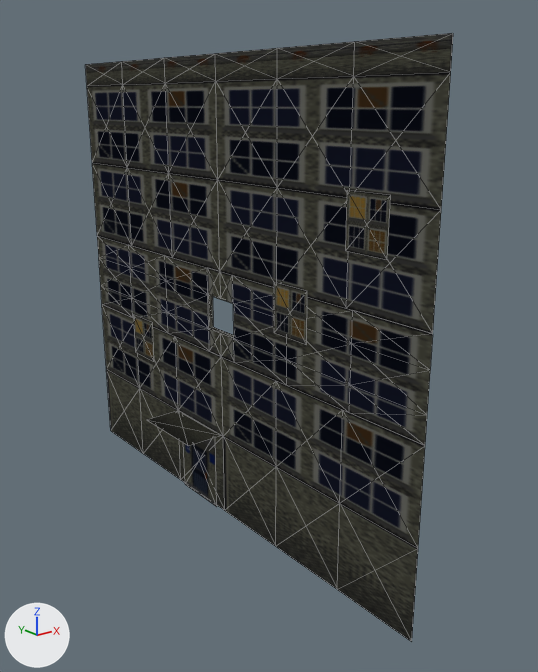
An edit to the glTF model mppcdiscs/example-cpp/models/house.glb, drawn before and after from the same camera.
Rendered twice from a 50 mm lens placed at (19.8, -20.1, 14.4), pointed at (34.7, -1.5, 7.0). Arrows for +X, +Y and +Z are at lower left; the lights stay in place. The first picture is the older version. Mesh edges are drawn as thin lines. Vertices at exactly the same position are counted once.

The older version as bpy lines, for what is in view:
```python
me_house = bpy.data.meshes.new('house')
me_house.from_pydata(...)  # 103 vertices, 244 faces; spans x 32.4..34.0, y -9.0..9.0, z 0.0..15.8
me_house.materials.append(mat_house)  # picture img_street_facade
ob_house = bpy.data.objects.new('house', me_house)
ob_house.location = (0.0, 0.0, 0.0)
```
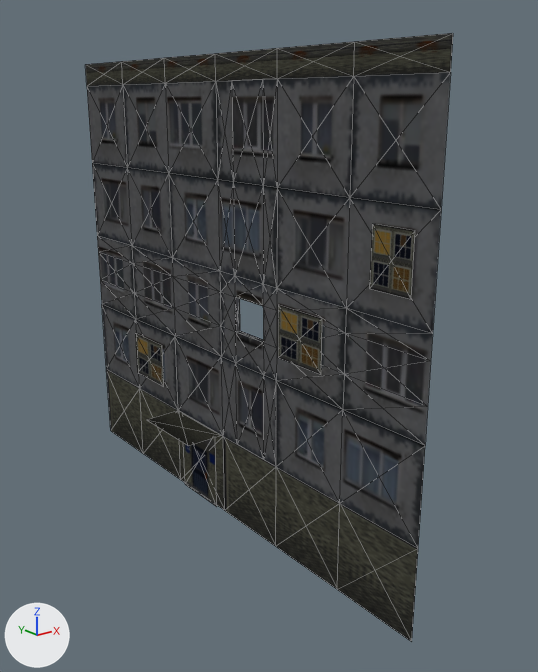
What the commit changed:
Picture 'facade_crop_256x128' (img_facade_crop_256x128) is new.
Material 'reskin' (mat_reskin) is new.
Its texture is img_facade_crop_256x128.
me_house is used by ob_house; location (0.0, 0.0, 0.0).
me_house had 103 vertices, 244 faces and spanned x 32.4..34.0, y -9.0..9.0, z 0.0..15.8.
me_house now has 101 vertices, 272 faces and spans x 32.4..34.0, y -9.0..9.0, z 0.0..15.8.
me_house part 1: the loose piece of 4 vertices spanning x 33.7, y -7.5..-6.0, z 10.6..12.2 is moved by (0.0, -0.9, -0.8).
me_house part 2: the loose piece of 4 vertices spanning x 33.7, y 4.5..6.0, z 4.6..6.2 is deleted.
me_house part 3: the loose piece of 4 vertices spanning x 33.7, y -4.5..-3.0, z 7.6..9.2 is deleted.
Part 4, on me_house:
32 vertices are removed from x 33.8..34.0, y -9.0..9.0, z 6.0..9.0.
116 faces are deleted.
2 vertices move within x 33.8, y -0.8, z 6.0..9.0.
15 vertices are added at x 33.7..34.0, y -5.2..5.9, z 3.0..15.0.
8 new vertices lie (0.0, 0.0, -0.7) away from vertices in x 33.8, y -9.0..9.0, z 9.0.
8 new vertices lie (0.0, 0.0, -1.2) away from vertices in x 33.8, y -9.0..9.0, z 8.3.
7 new vertices lie (0.0, 0.7, 0.0) away from vertices in x 33.8, y -3.0, z 3.0..15.0.
8 new faces join them, mat_house (picture img_street_facade).
144 new faces join them, mat_reskin (picture img_facade_crop_256x128).
me_house part 5: 60 faces spanning x 33.8, y -9.0..9.0, z 3.0..15.0 switch from mat_house (picture img_street_facade) to mat_reskin (picture img_facade_crop_256x128).

Location of each change, (x1, y1, x2, y2) in pixels of the pictures (538 x 672 px; the box of a moved part takes in the faces that stretch with it):
part 1 of me_house, moved or reshaped: before (346, 190, 391, 260); after (370, 224, 415, 299)
part 2 of me_house, deleted: before (134, 315, 154, 361)
part 3 of me_house, deleted: before (274, 282, 307, 345)
part 4 of me_house, moved or reshaped: (97, 79, 433, 466) in both
part 5 of me_house, recoloured: (87, 72, 451, 545) in both
